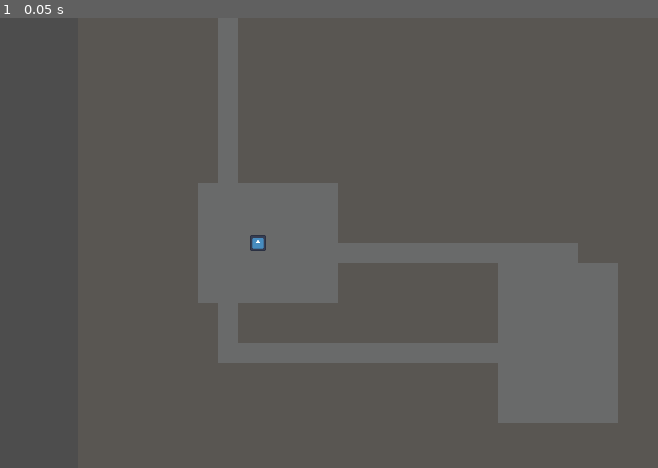
Above: before the commit, frame 1.
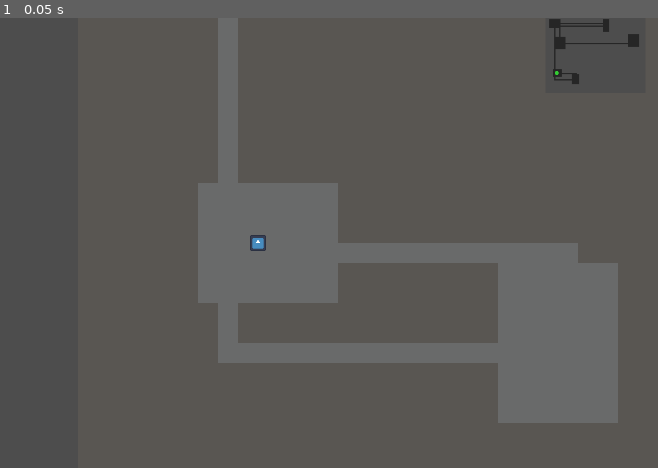
Above: after the commit, the same moment.

Repository: bored-mel/godot-prototypes
Game: Godot game, scene res://scenes/main.tscn
Same seed, same stepped clock (60 frames per second), same inputs: the game is played once before the commit and once after it. The engine's default icon, where the game draws it, is replaced by a stand-in: a white triangle on a blue panel in a dark square.
Inputs:
- Up to frame 1 (0.05 s): no input

The runs differ from the first frame. In frame 1, 0.3% of the frame differs, in the area x 83-98%, y 0-15%.

Commit message:
minimap
Minimap added

Diff:
--- a/01-dungeon-crawler/scenes/main.tscn
+++ b/01-dungeon-crawler/scenes/main.tscn
@@ -3,6 +3,7 @@
 [ext_resource type="PackedScene" uid="uid://dtqlt6wnyr073" path="res://scenes/player.tscn" id="1_o5qli"]
 [ext_resource type="Texture2D" uid="uid://cpvd76uuvq7y5" path="res://assets/dungeontiles.png" id="2_sugp2"]
 [ext_resource type="Script" uid="uid://bo8ugpu6ywy5m" path="res://scripts/DungeonGenerator.gd" id="3_jyhfs"]
+[ext_resource type="Script" uid="uid://co2anu0dlk1e2" path="res://scripts/ui/Minimap.gd" id="4_jyhfs"]
 
 [sub_resource type="TileSetAtlasSource" id="TileSetAtlasSource_tbgi4"]
 texture = ExtResource("2_sugp2")
@@ -16,10 +17,23 @@
 
 [node name="Main" type="Node2D" unique_id=2075074132]
 
-[node name="DungeonMap" type="TileMapLayer" parent="." unique_id=532847665]
+[node name="DungeonMap" type="TileMapLayer" parent="." unique_id=532847665 groups=["dungeon_map"]]
 tile_set = SubResource("TileSet_tefeu")
 
 [node name="DungeonGenerator" type="Node" parent="." unique_id=805393289]
 script = ExtResource("3_jyhfs")
 
 [node name="Player" parent="." unique_id=863058572 instance=ExtResource("1_o5qli")]
+
+[node name="UI" type="CanvasLayer" parent="." unique_id=1342684821]
+
+[node name="Minimap" type="Control" parent="UI" unique_id=1740937587]
+layout_mode = 3
+anchors_preset = 1
+anchor_left = 1.0
+anchor_right = 1.0
+offset_left = -180.0
+offset_right = -20.0
+offset_bottom = 120.0
+grow_horizontal = 0
+script = ExtResource("4_jyhfs")
--- a/01-dungeon-crawler/scenes/player.tscn
+++ b/01-dungeon-crawler/scenes/player.tscn
@@ -6,7 +6,7 @@
 [sub_resource type="RectangleShape2D" id="RectangleShape2D_g2els"]
 size = Vector2(12, 12)
 
-[node name="Player" type="CharacterBody2D" unique_id=863058572]
+[node name="Player" type="CharacterBody2D" unique_id=863058572 groups=["player"]]
 script = ExtResource("1_g2els")
 
 [node name="Sprite2D" type="Sprite2D" parent="." unique_id=1266763493]
--- /dev/null
+++ b/01-dungeon-crawler/scripts/ui/Minimap.gd
@@ -0,0 +1,27 @@
+extends Control
+
+const TILE_SIZE := 2
+const WALL_COLOR := Color(0.3, 0.3, 0.3)
+const FLOOR_COLOR := Color(0.15, 0.15, 0.15)
+const PLAYER_COLOR := Color(0.2, 0.8, 0.2)
+
+var tilemap: TileMapLayer
+var player: CharacterBody2D
+
+func _ready() -> void:
+	tilemap = get_tree().get_first_node_in_group("dungeon_map")
+	player = get_tree().get_first_node_in_group("player")
+
+func _process(_delta: float) -> void:
+	queue_redraw()
+
+func _draw() -> void:
+	draw_rect(Rect2(Vector2.ZERO, size), Color(0, 0, 0, 0.7))
+
+	for cell in tilemap.get_used_cells():
+		var atlas_coords = tilemap.get_cell_atlas_coords(cell)
+		var color = FLOOR_COLOR if atlas_coords == Vector2i(0, 0) else WALL_COLOR
+		draw_rect(Rect2(Vector2(cell) * TILE_SIZE, Vector2.ONE * TILE_SIZE), color)
+
+	var player_tile = Vector2(player.global_position / 16.0) * TILE_SIZE
+	draw_circle(player_tile, 3.0, PLAYER_COLOR)
Not shown, added: 01-dungeon-crawler/scripts/ui/Minimap.gd.uid
Not shown, added: .gitignore
